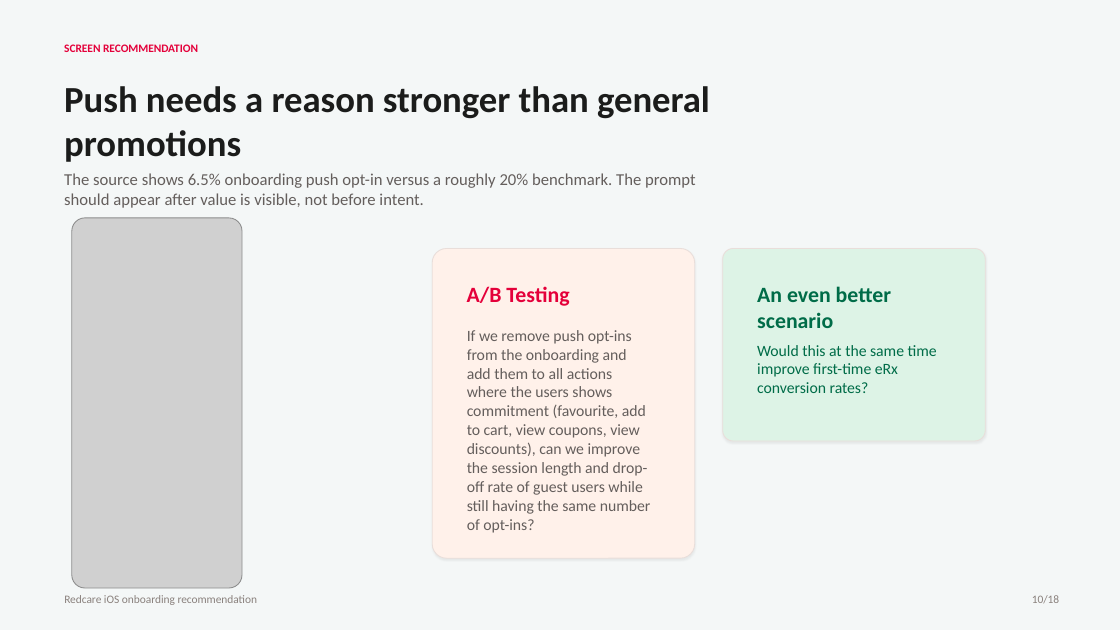
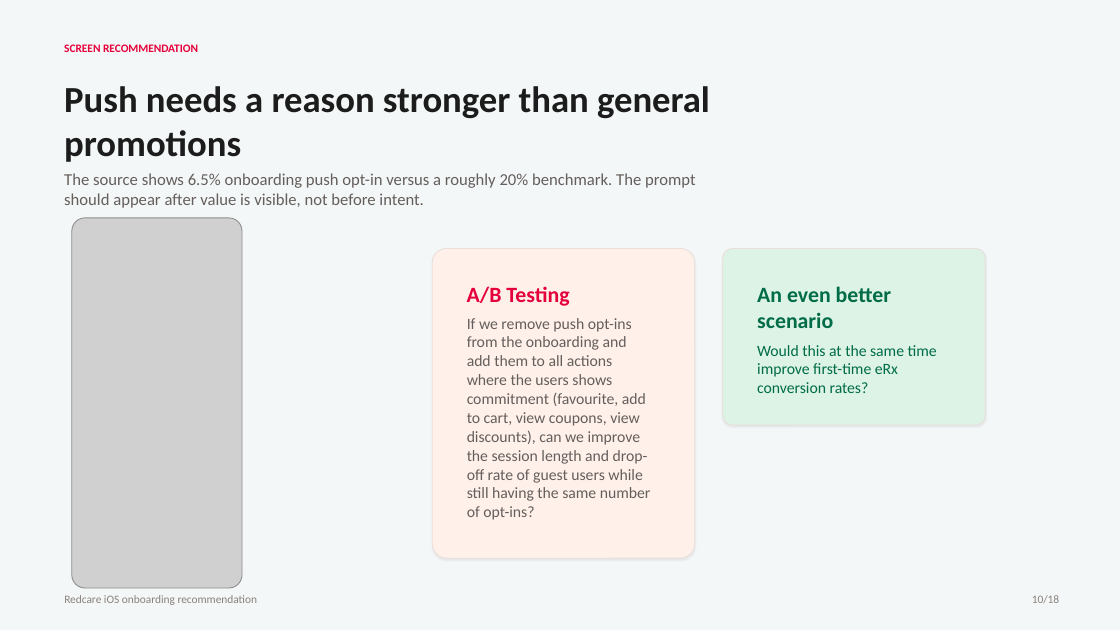
Before and after one commit to etjen-redcare/hackathon-onboarding-2026, a slide deck: slide 6 of presentation/redcare-onboarding-recommendation-deck.pptx. Drawn at 1120x630 pixels with LibreOffice and Linux fonts; fonts in the diff are those of the drawing; grey boxes stand for pictures. Boxes give left, top, right and bottom in pixels: in the first picture for what was removed or moved away, otherwise in the second. Text is boxed around its words. In the diff, an @@ line names an element or a change of style, - is before the commit and + after.

Commit message:
Upload latest final onboarding presentation

```diff
--- a/presentation/redcare-onboarding-recommendation-deck.pptx
+++ b/presentation/redcare-onboarding-recommendation-deck.pptx
@@ rounded rectangle: place and size @@
-rounded rectangle at bbox=[723, 249, 985, 441]
+rounded rectangle at bbox=[723, 249, 985, 425]
@@ text "If we remove push opt-ins ...": place and size @@
-text "If we remove push opt-ins ..." at bbox=[467, 330, 651, 533]
+text "If we remove push opt-ins ..." at bbox=[467, 318, 651, 520]
```
Also in this commit, not shown: 2 other slides changed, 3 other files.
